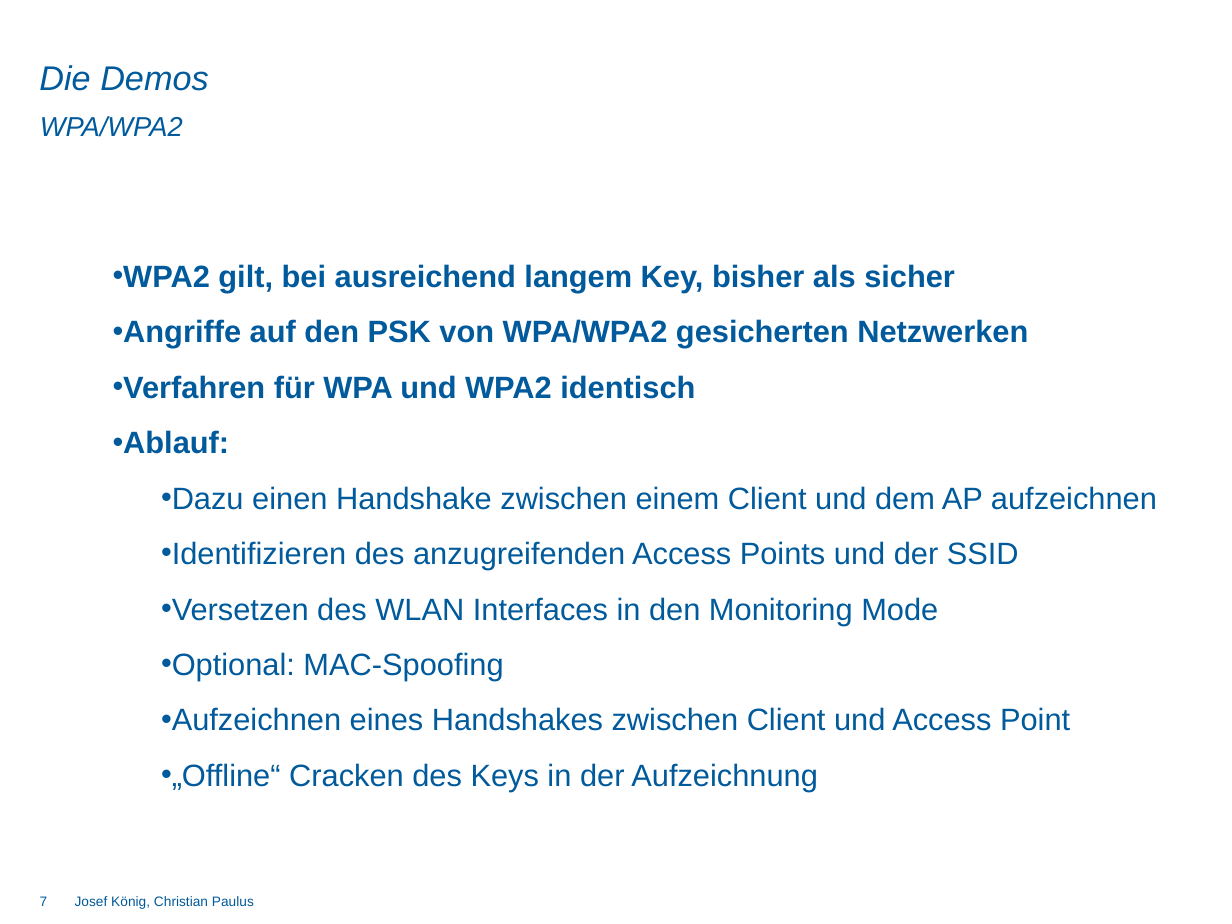
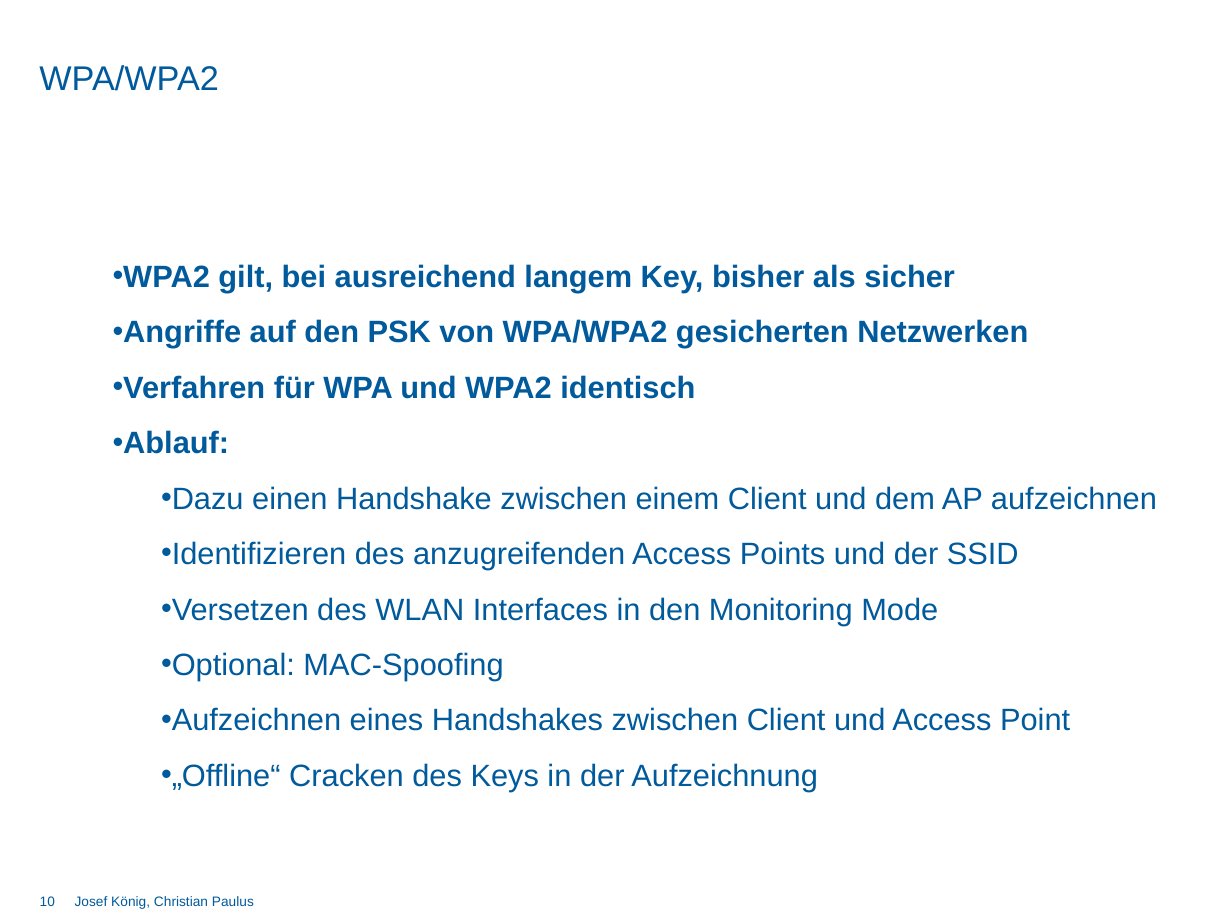
Before and after one commit to DominikSchlecht/masterProjWS15, a slide deck: slide 10 of Praesentation/Abschlusspräsentation/Endpräsentation_kurz.pptx (slide 7 before the commit). Drawn at 1232x924 pixels with LibreOffice and Linux fonts; fonts in the diff are those of the drawing; background and template pictures are left out. Boxes give left, top, right and bottom in pixels: in the first picture for what was removed or moved away, otherwise in the second. Text is boxed around its words. In the diff, an @@ line names an element or a change of style, - is before the commit and + after.

```diff
--- a/Praesentation/Abschlusspräsentation/Endpräsentation_kurz.pptx
+++ b/Praesentation/Abschlusspräsentation/Endpräsentation_kurz.pptx
@@ text at bbox=[39, 65, 219, 91]: text changed; italic off @@
-Die Demos
+WPA/WPA2
@@ title removed at bbox=[40, 116, 183, 137] @@
-WPA/WPA2
@@ page number at bbox=[40, 896, 55, 906]: text changed @@
-7
+10
```
Also in this commit, not shown: 13 other slides changed, 5 slides added, 2 slides removed.
